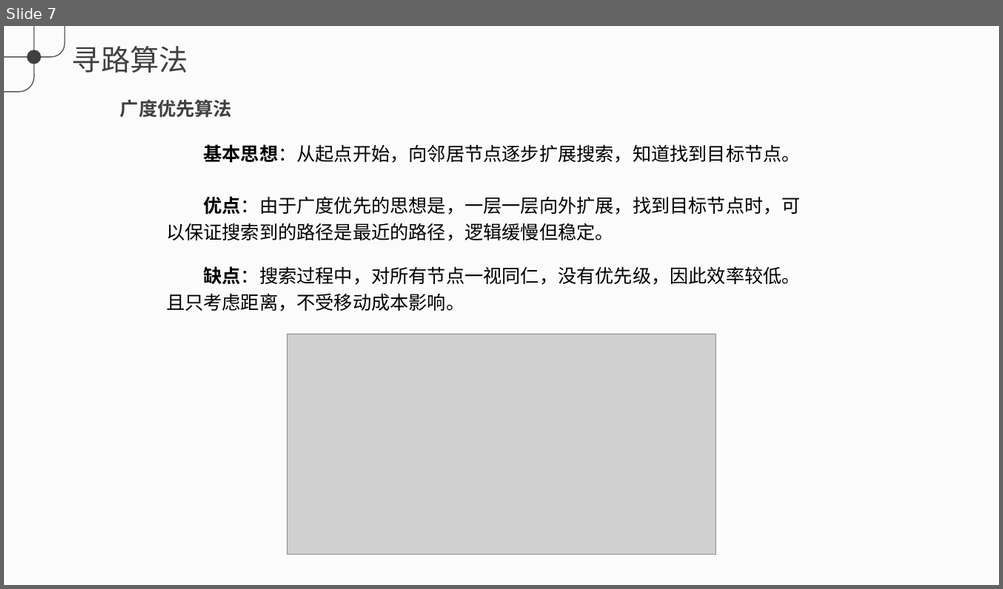
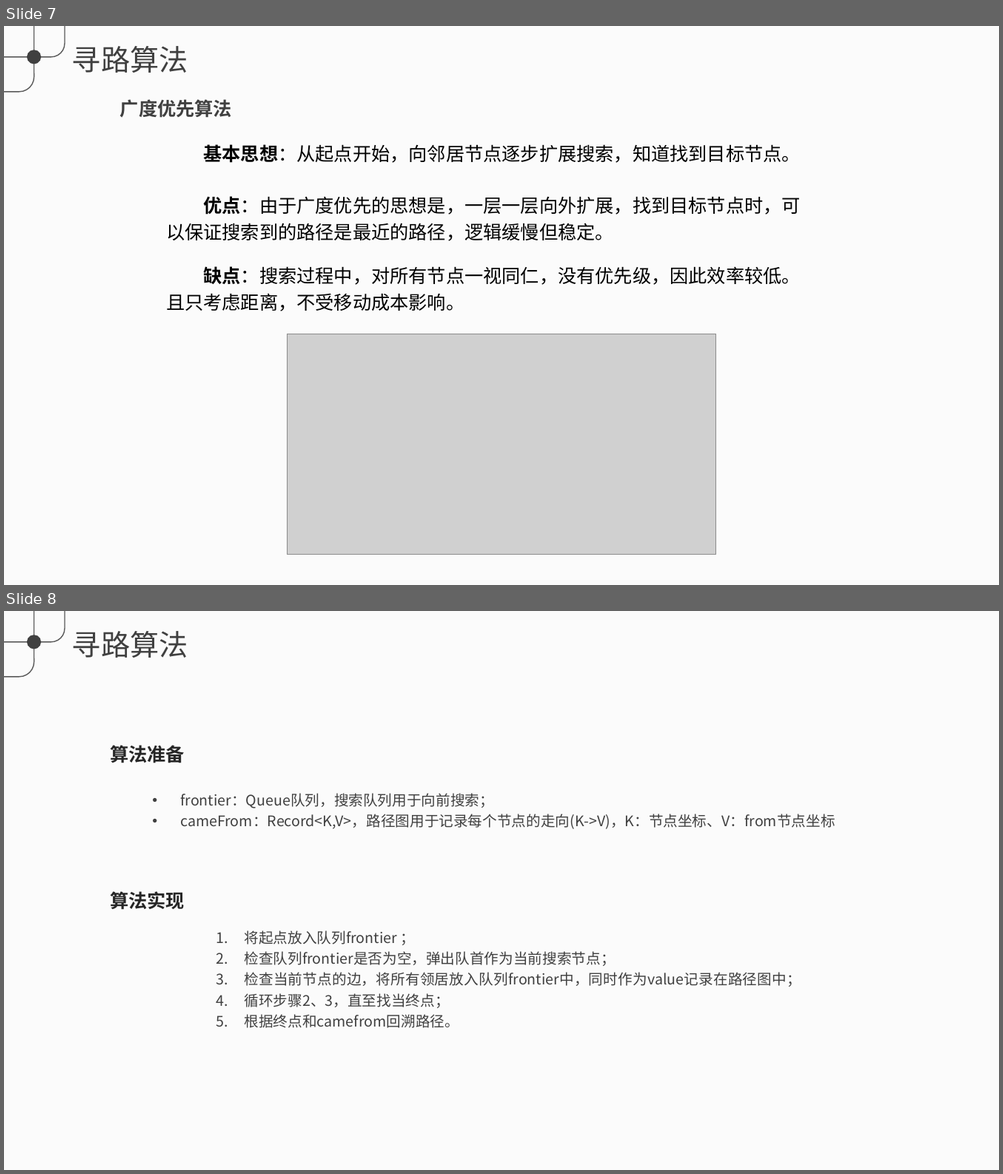
Before and after one commit to Galahad-Zero/PathFinding, a slide deck: doc/寻路算法.pptx. Shown one above the other, each under a label of ours: slide 7 before the commit, slides 7 and 8 after it. The pictures are 1003x589 and 1003x1174 pixels, drawn with LibreOffice and Linux fonts; fonts in the diff are those of the drawing; grey boxes stand for pictures. Boxes give left, top, right and bottom in pixels: in the first picture for what was removed or moved away, otherwise in the second. Text is boxed around its words. In the diff, an @@ line names an element or a change of style, - is before the commit and + after.

```diff
--- a/doc/寻路算法.pptx
+++ b/doc/寻路算法.pptx
@@ slide 8 added at (x1=4, y1=611, x2=999, y2=1170), background #F2F2F2 at 30% opacity; not listed: 4 template elements that a slide beside it also shows @@
@@ text added at (x1=110, y1=745, x2=185, y2=763), 18 pt, text #262626, bold @@
+算法准备
@@ text added at (x1=180, y1=793, x2=834, y2=829), 14 pt, text #404040 @@
+• frontier：Queue队列，搜索队列用于向前搜索；
+• cameFrom：Record<K,V>，路径图用于记录每个节点的走向(K->V)，K：节点坐标、V：from节点坐标
@@ text added at (x1=110, y1=891, x2=185, y2=910), 18 pt, text #262626, bold @@
+算法实现
@@ text added at (x1=244, y1=931, x2=801, y2=1028), 14 pt, text #404040 @@
+1. 将起点放入队列frontier ；
+2. 检查队列frontier是否为空，弹出队首作为当前搜索节点；
+3. 检查当前节点的边，将所有领居放入队列frontier中，同时作为value记录在路径图中；
+4. 循环步骤2、3，直至找当终点；
+5. 根据终点和camefrom回溯路径。
```
Also in this commit, not shown: 1 slide changed, 11 other slides added, 13 slides removed, 1 other file.
